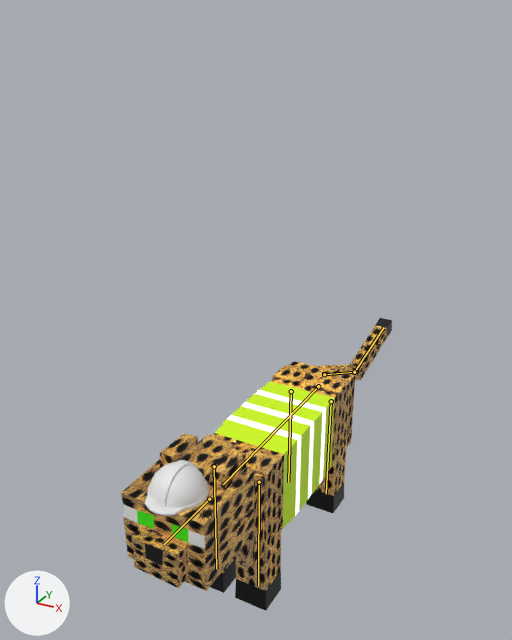
Before and after pictures for a commit that changed the Blender file Assets/ElectricalVRTests/Prefabs/ocelot (1).blend.
Before and after are seen from a 50 mm camera at (3.88, -7.65, 6.06) aimed at (-0.67, 0.61, 1.93). Arrows for +X, +Y and +Z are at lower left; the lights stay in place. The bones that bend it are drawn over the model as lines.
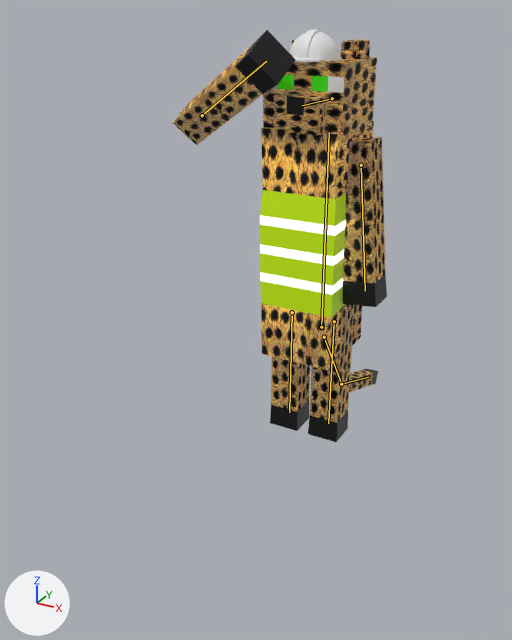
The newer file adds an action. The first version stands in its rest pose; the second is drawn at frame 25 of the action 'ThankYouGoodSir'.

The change, as a list of edits to the scene's bpy script:
```text
Change bone_bone:
    where bone_bone = bpy.data.objects['Armature'].pose.bones['Bone']
    bone_bone.location: (0.0, 0.0, 0.0) -> (0.0, -0.02, -1.02)
    bone_bone.rotation_quaternion: (1.0, 0.0, 0.0, 0.0) -> (0.711, -0.704, 0.0, 0.0)  # degrees (0, 0, 0) -> degrees (-89, 0, 0)
Change bone_bone_001:
    where bone_bone_001 = bpy.data.objects['Armature'].pose.bones['Bone.001']  # child of 'Bone'
    bone_bone_001.location: (0.0, 0.0, 0.0) -> (0.0, 0.11, -0.06)
    bone_bone_001.rotation_quaternion: (1.0, 0.0, 0.0, 0.0) -> (0.709, 0.706, 0.0, 0.0)  # degrees (0, 0, 0) -> degrees (90, 0, 0)
Change bone_bone_005:
    where bone_bone_005 = bpy.data.objects['Armature'].pose.bones['Bone.005']  # child of 'Bone'
    bone_bone_005.location: (0.0, 0.0, 0.0) -> (0.29, 0.34, -0.01)
    bone_bone_005.rotation_quaternion: (1.0, 0.0, 0.0, 0.0) -> (0.715, 0.697, 0.037, -0.038)  # degrees (0, 0, 0) -> degrees (88, 6, 0)
Change bone_bone_006:
    where bone_bone_006 = bpy.data.objects['Armature'].pose.bones['Bone.006']  # child of 'Bone'
    bone_bone_006.location: (0.0, 0.0, 0.0) -> (0.0, 0.32, 0.0)
    bone_bone_006.rotation_quaternion: (1.0, 0.0, 0.0, 0.0) -> (0.71, 0.704, 0.0, 0.0)  # degrees (0, 0, 0) -> degrees (90, 0, 0)
Change bone_bone_007:
    where bone_bone_007 = bpy.data.objects['Armature'].pose.bones['Bone.007']  # child of 'Bone'
    bone_bone_007.location: (0.0, 0.0, 0.0) -> (-1.31, 0.57, -0.5)
    bone_bone_007.rotation_quaternion: (1.0, 0.0, 0.0, 0.0) -> (0.797, -0.405, -0.247, -0.373)  # degrees (0, 0, 0) -> degrees (-40, -44, -33)
Change bone_bone_008:
    where bone_bone_008 = bpy.data.objects['Armature'].pose.bones['Bone.008']  # child of 'Bone'
    bone_bone_008.location: (0.0, 0.0, 0.0) -> (0.0, 0.32, 0.0)
    bone_bone_008.rotation_quaternion: (1.0, 0.0, 0.0, 0.0) -> (0.71, 0.704, 0.0, 0.0)  # degrees (0, 0, 0) -> degrees (90, 0, 0)
Change bone_bone_002:
    where bone_bone_002 = bpy.data.objects['Armature'].pose.bones['Bone.002']  # child of 'Bone'
    bone_bone_002.rotation_quaternion: (1.0, 0.0, 0.0, 0.0) -> (0.875, 0.483, 0.0, 0.0)  # degrees (0, 0, 0) -> degrees (58, 0, 0)
```

What differs and where, as boxes [x1, y1, x2, y2] in the pictures (512 x 640 px):
'Cube', posed
    before: [212, 361, 355, 567]
    after: [260, 121, 374, 371]
'Cube.001', posed (15% narrower, 38% shorter)
    before: [121, 451, 255, 591]
    after: [263, 57, 377, 143]
'Cube.007', posed
    before: [235, 448, 282, 611]
    after: [343, 137, 387, 307]
'Cube.002', posed
    before: [198, 434, 237, 593]
    after: [173, 30, 295, 145]
'Cube.009', posed
    before: [306, 375, 350, 513]
    after: [308, 305, 354, 442]
'Cube.004', posed (10% narrower, 31% shorter)
    before: [131, 527, 188, 588]
    after: [274, 93, 325, 135]
'Sphere', posed (17% narrower, 40% shorter)
    before: [145, 460, 209, 516]
    after: [289, 29, 342, 62]
'Cube.008', posed
    before: [272, 365, 310, 384]
    after: [270, 357, 310, 431]
'Cube.003', posed
    before: [160, 434, 247, 491]
    after: [292, 39, 370, 60]
'Cube.006', posed
    before: [350, 318, 392, 380]
    after: [349, 369, 378, 393]
'Cube.005', posed (not visible afterwards)
    before: [318, 364, 361, 380]
bone 'Bone', root to tip
    before: (318, 386) to (223, 484)
    after: (321, 327) to (329, 132)
bone 'Bone.001', root to tip
    before: (209, 499) to (164, 544)
    after: (332, 98) to (302, 105)
bone 'Bone.005', root to tip
    before: (259, 482) to (258, 586)
    after: (361, 165) to (365, 291)
bone 'Bone.006', root to tip
    before: (331, 401) to (326, 494)
    after: (334, 321) to (328, 423)
bone 'Bone.007', root to tip
    before: (214, 466) to (216, 569)
    after: (202, 115) to (266, 61)
bone 'Bone.008', root to tip
    before: (291, 391) to (288, 482)
    after: (292, 312) to (289, 412)
bone 'Bone.002', root to tip
    before: (324, 374) to (354, 372)
    after: (324, 337) to (341, 384)
